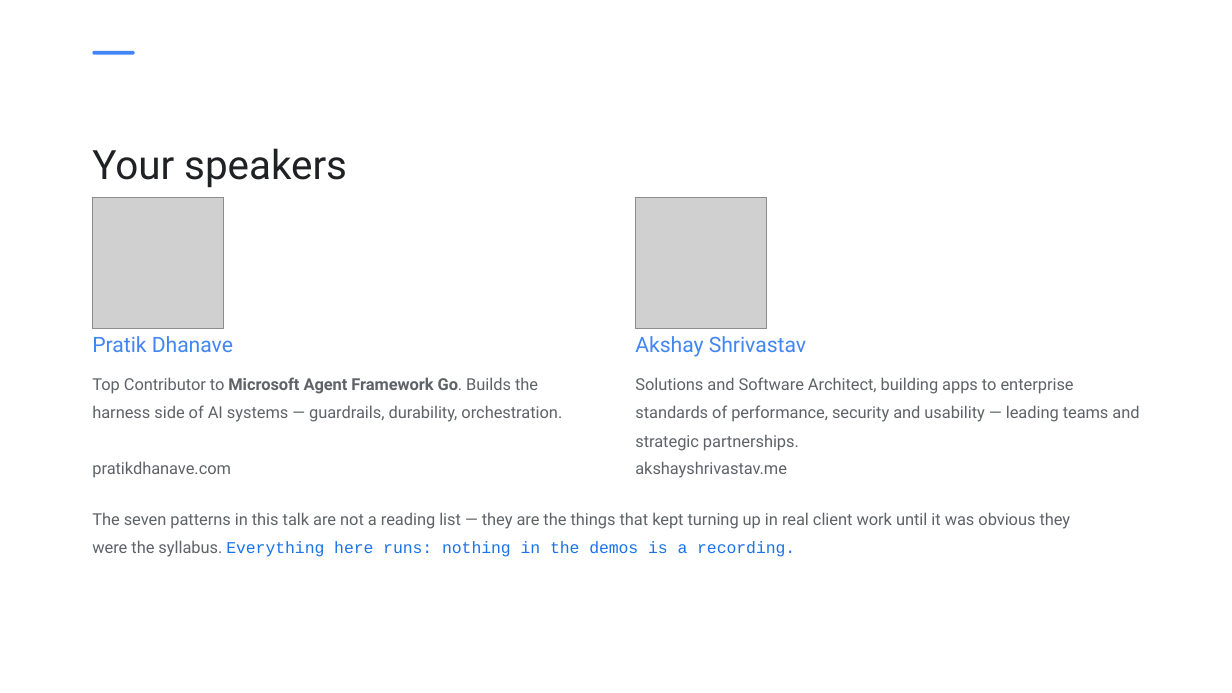
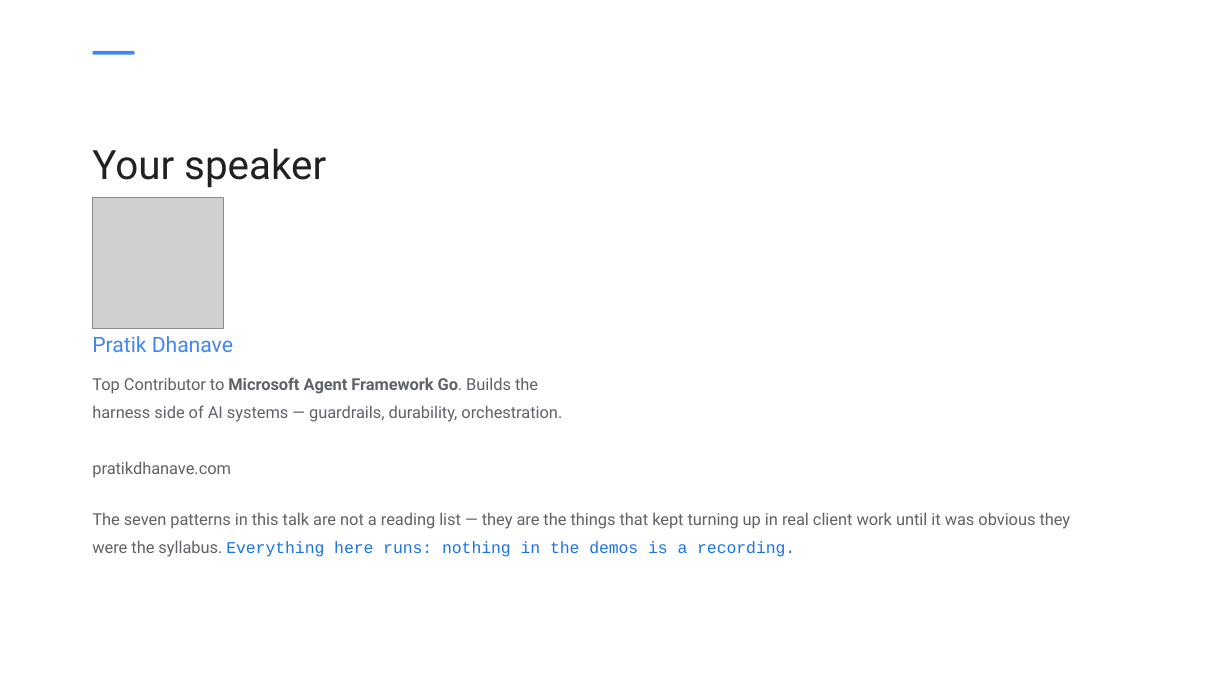
Before and after one commit to PratikDhanave/harness-engineering, a slide deck: slide 3 of docs/presentation/harness-engineering.pptx. Drawn at 1232x693 pixels with LibreOffice and Linux fonts; fonts in the diff are those of the drawing; grey boxes stand for pictures. Boxes give left, top, right and bottom in pixels: in the first picture for what was removed or moved away, otherwise in the second. Text is boxed around its words. In the diff, an @@ line names an element or a change of style, - is before the commit and + after.

```diff
--- a/docs/presentation/harness-engineering.pptx
+++ b/docs/presentation/harness-engineering.pptx
@@ text at <box>92,148,326,188</box>: text changed @@
-Your speakers
+Your speaker
@@ picture removed at <box>636,197,767,328</box> @@
@@ text removed at <box>635,336,806,357</box> @@
-Akshay Shrivastav
@@ text removed at <box>635,377,1139,451</box> @@
-Solutions and Software Architect, building apps to enterprise standards of performance, security and usability — leading teams and strategic partnerships.
@@ text removed at <box>635,461,787,478</box> @@
-akshayshrivastav.me
```
Also in this commit, not shown: 5 other slides changed, 3 slides added, 14 other files.
